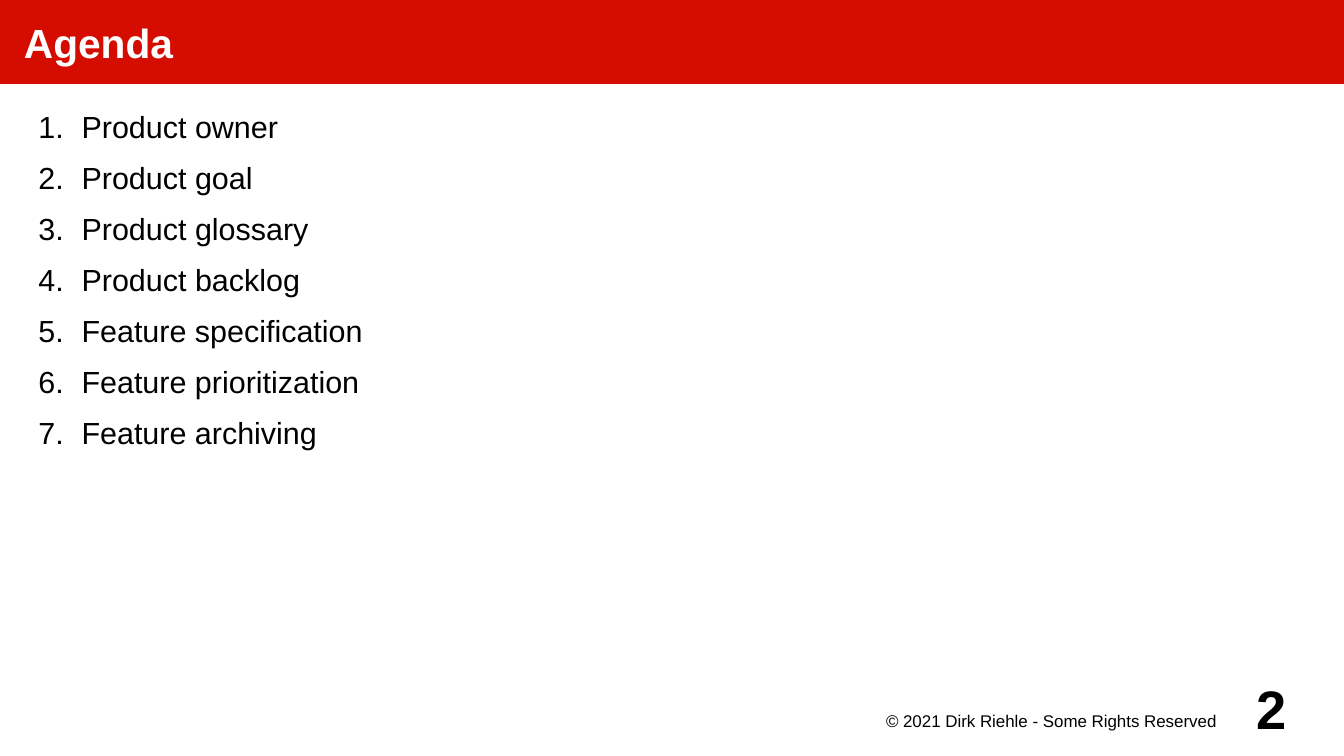
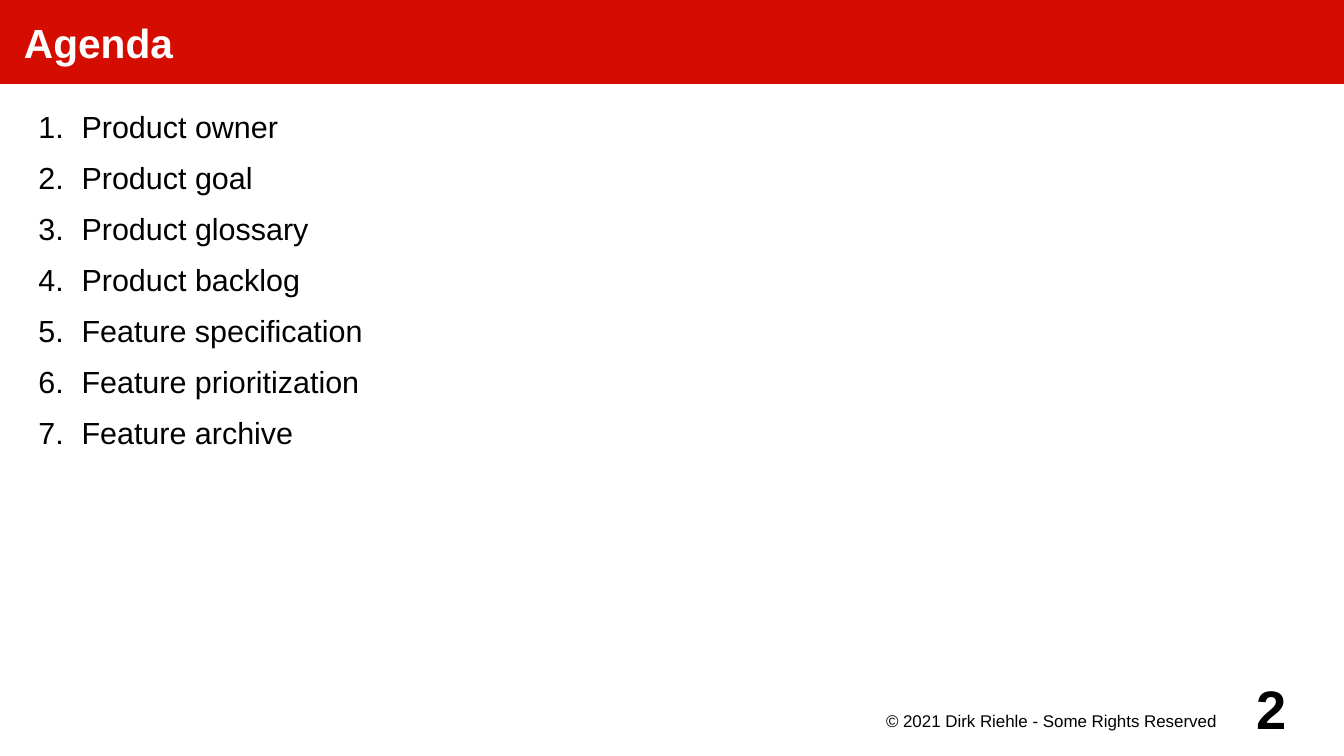
Before and after one commit to dirkriehle/amos-course, a slide deck: slide 2 of Lecture slides/AMOS D01 - Product Management.odp. Drawn at 1344x756 pixels with LibreOffice and Linux fonts; fonts in the diff are those of the drawing. Boxes give left, top, right and bottom in pixels: in the first picture for what was removed or moved away, otherwise in the second. Text is boxed around its words. In the diff, an @@ line names an element or a change of style, - is before the commit and + after.

```diff
--- a/Lecture slides/AMOS D01 - Product Management.odp
+++ b/Lecture slides/AMOS D01 - Product Management.odp
@@ text at [82, 422, 293, 445]: text changed @@
-7. Feature archiving
+7. Feature archive
```
Also in this commit, not shown: 2 other slides changed, 18 other files.
